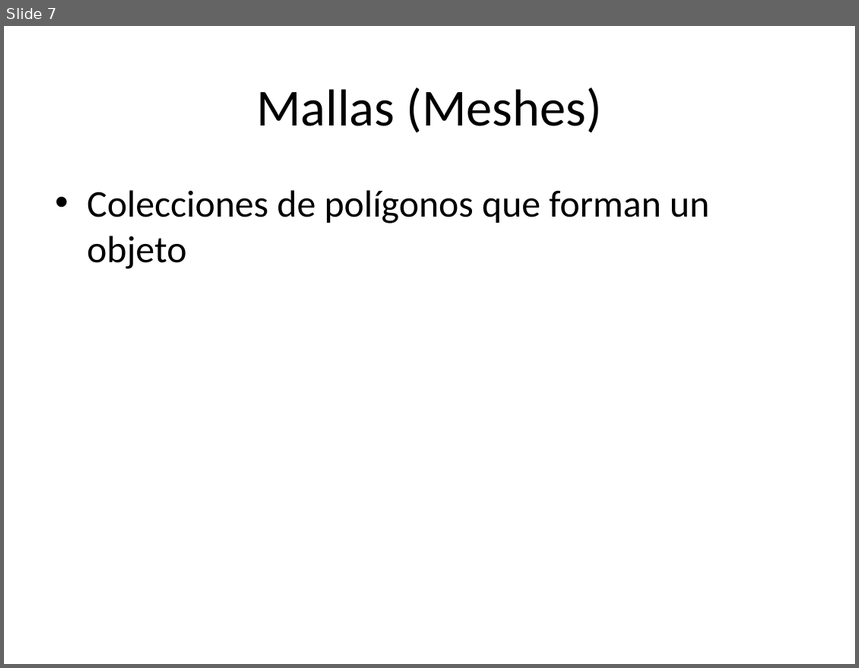
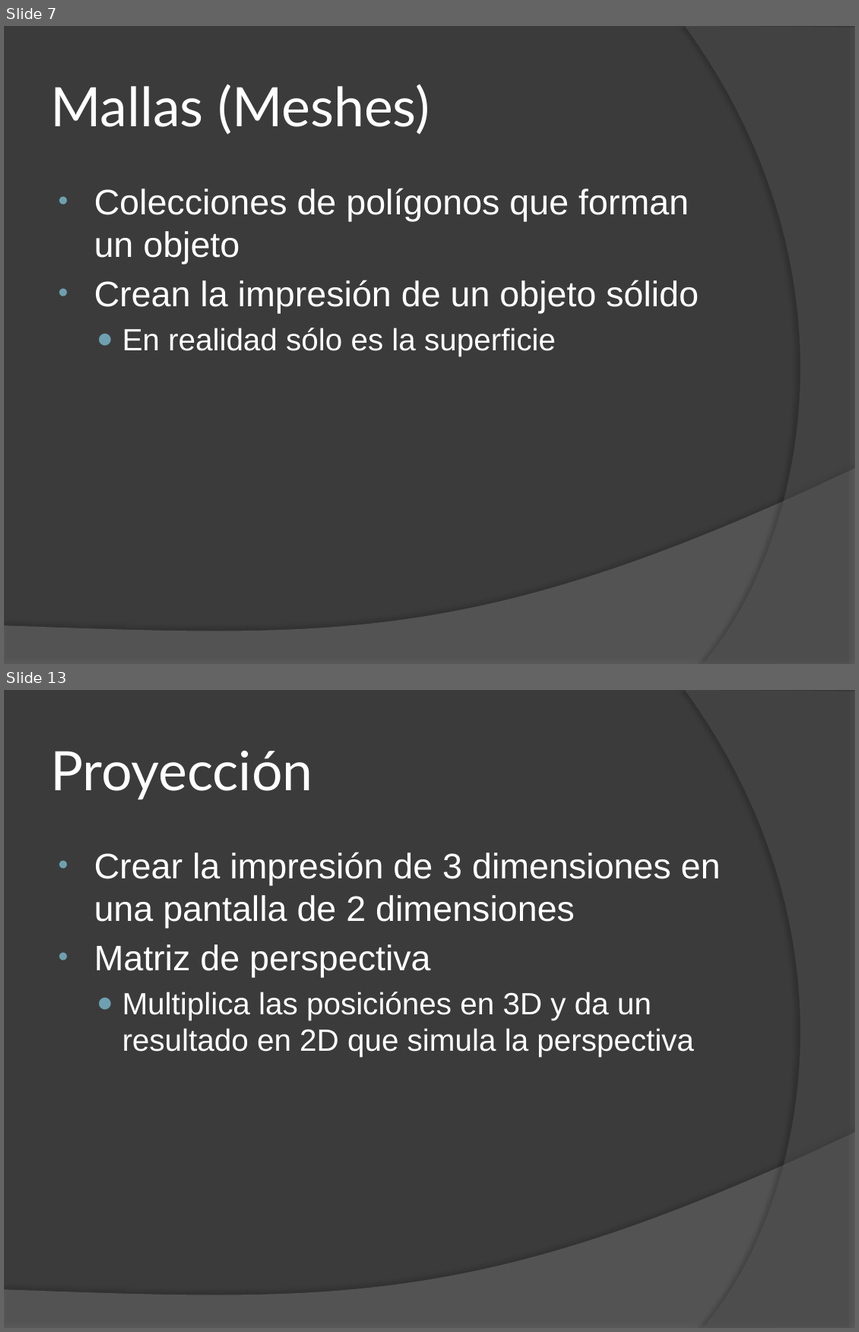
Before and after one commit to EdLev/EngineTallerGraficosUNA, a slide deck: Docs/Introducción a los Gráficos 3D.pptx. Shown one above the other, each under a label of ours: slide 7 before the commit, slides 7 and 13 after it; the slides between them are not shown. The pictures are 859x668 and 859x1332 pixels, drawn with LibreOffice and Linux fonts; fonts in the diff are those of the drawing. Boxes give left, top, right and bottom in pixels: in the first picture for what was removed or moved away, otherwise in the second. Text is boxed around its words. In the diff, an @@ line names an element or a change of style, - is before the commit and + after.

```diff
--- a/Docs/Introducción a los Gráficos 3D.pptx
+++ b/Docs/Introducción a los Gráficos 3D.pptx
@@ slide 13 added at (x1=4, y1=690, x2=855, y2=1328), background #3B3B3B; not listed: 2 template elements that a slide beside it also shows @@
@@ title added at (x1=51, y1=751, x2=313, y2=800), 46 pt, text #FFFFFF @@
+Proyección
@@ text added at (x1=94, y1=852, x2=721, y2=1057), 30 pt, text #FFFFFF @@
+• Crear la impresión de 3 dimensiones en una pantalla de 2 dimensiones
+• Matriz de perspectiva
+  ● Multiplica las posiciónes en 3D y da un resultado en 2D que simula la perspectiva
@@ slide 7 changed as well @@
@@ background #FFFFFF to #3B3B3B @@
@@ freeform shape added at (x1=685, y1=26, x2=855, y2=664), fill #5E5E5E at 40% opacity @@
@@ title "Mallas (Meshes)" at (x1=51, y1=84, x2=430, y2=135): size 44 to 46 pt, font Calibri to Lato, text colour #000000 to #FFFFFF; alignment centre to left @@
@@ text at (x1=94, y1=188, x2=689, y2=264): size 32 to 30 pt, font Calibri to Arial, text colour #000000 to #FFFFFF in "Colecciones de polígonos que forman un objeto"; indent changed @@
@@ text at (x1=94, y1=280, x2=699, y2=357): paragraphs added @@
+• Crean la impresión de un objeto sólido
+  ● En realidad sólo es la superficie
@@ freeform shape added at (x1=4, y1=468, x2=855, y2=664), fill #7F7F7F at 45% opacity @@
```
Also in this commit, not shown: 6 other slides changed, 6 other slides added.
